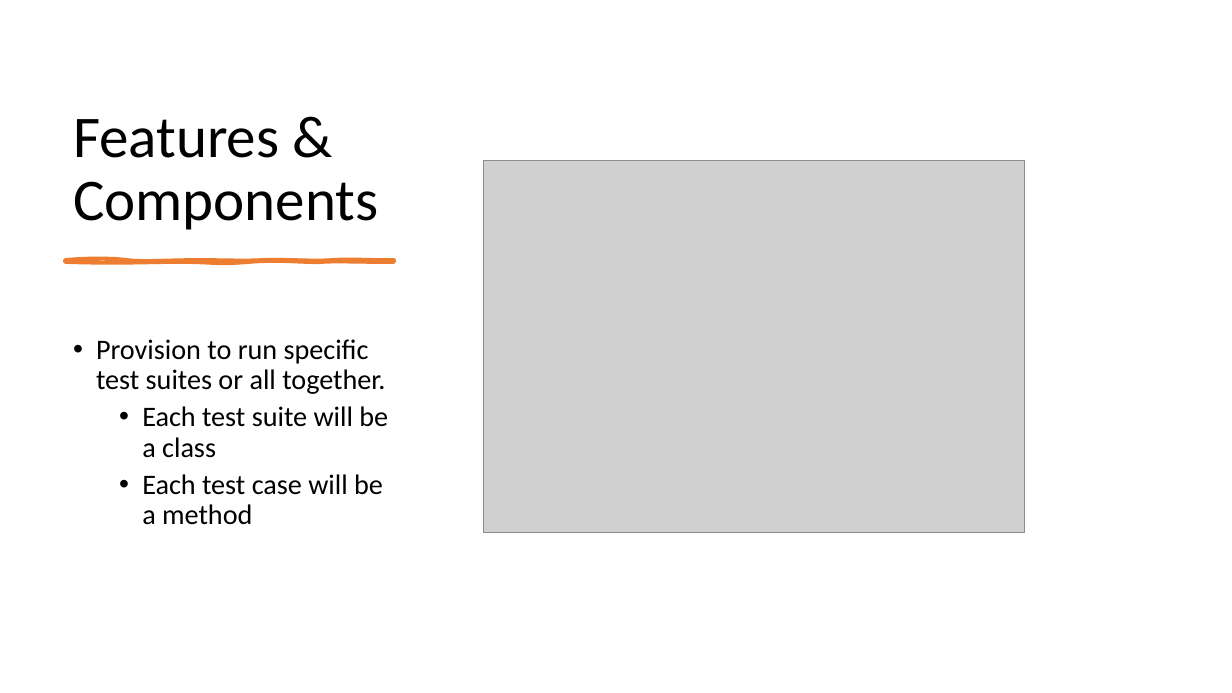
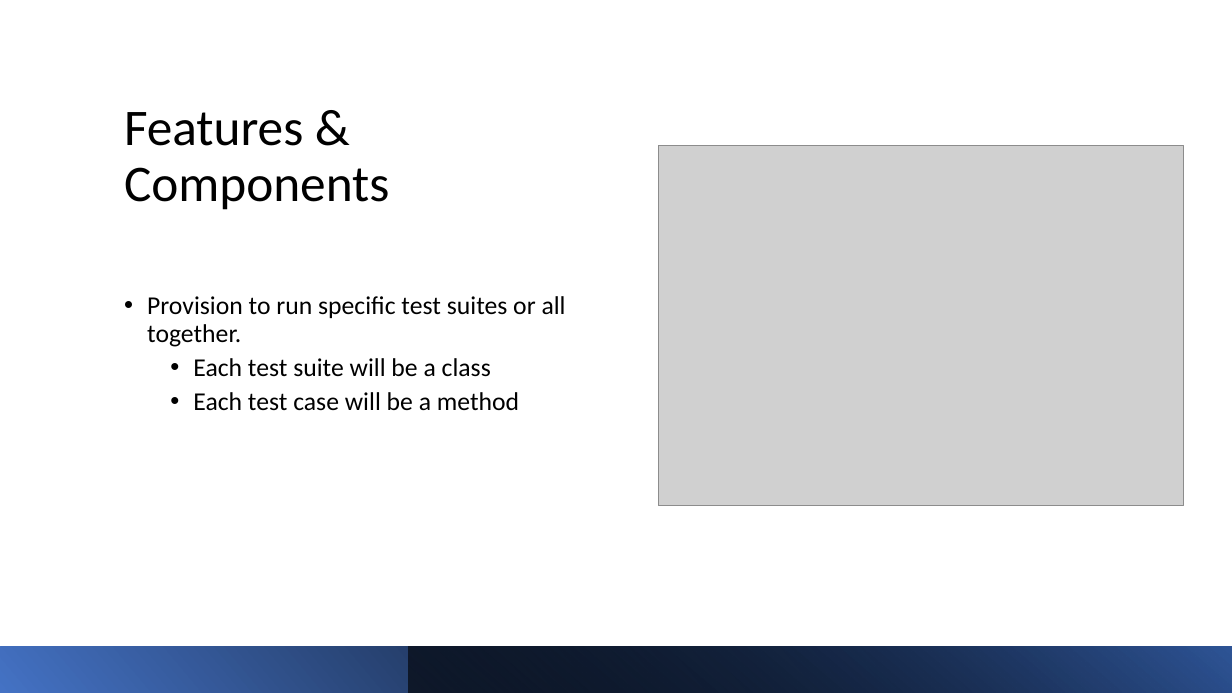
Before and after one commit to nitinjosepaul/test_forge, a slide deck: slide 3 of resource/ADTest Framework POC.pptx. Drawn at 1232x693 pixels with LibreOffice and Linux fonts; fonts in the diff are those of the drawing; grey boxes stand for pictures. Boxes give left, top, right and bottom in pixels: in the first picture for what was removed or moved away, otherwise in the second. Text is boxed around its words. In the diff, an @@ line names an element or a change of style, - is before the commit and + after.

```diff
--- a/resource/ADTest Framework POC.pptx
+++ b/resource/ADTest Framework POC.pptx
@@ title "Features & Components": place and size @@
-title "Features & Components" at (73, 119, 378, 230)
+title "Features & Components" at (124, 112, 389, 210)
@@ title "Features & Components" at (124, 112, 389, 210): size 46 to 40 pt @@
@@ picture: place and size @@
-picture at (484, 161, 1025, 532)
+picture at (658, 145, 1184, 506)
@@ freeform shape removed at (65, 260, 394, 262) @@
@@ text "Provision to run specific test ...": place and size @@
-text "Provision to run specific test ..." at (96, 339, 388, 525)
+text "Provision to run specific test ..." at (147, 296, 566, 410)
@@ text "Provision to run specific test ..." at (147, 296, 566, 410): size 22 to 20 pt @@
@@ rectangle added at (0, 647, 1232, 693), fill gradient #4472C4 to #000000 @@
@@ rectangle added at (409, 647, 1232, 693), fill gradient #000000 to #2F5597 @@
```
Also in this commit, not shown: 7 other slides changed, 1 slide added, 1 slide removed.
